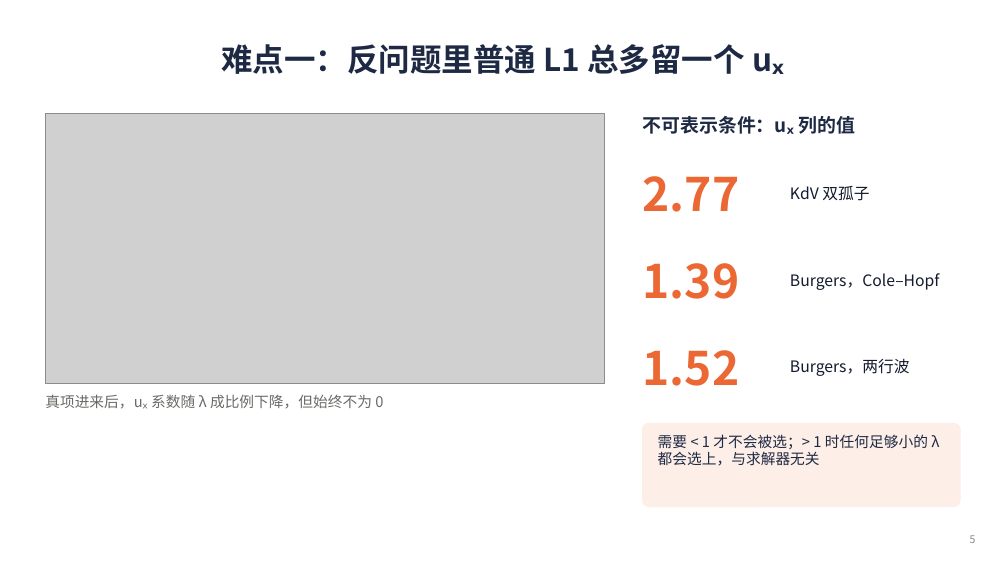
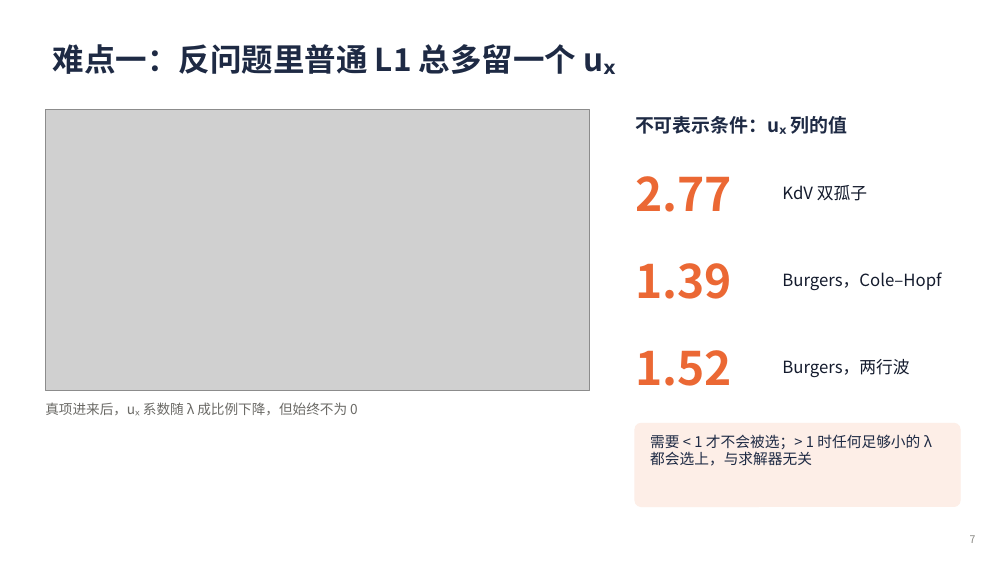
Before and after one commit to changsongjin/pde-l1-analytic, a slide deck: slide 7 of slides/PDE_L1_进展汇报.pptx (slide 5 before the commit). Drawn at 1008x567 pixels with LibreOffice and Linux fonts; fonts in the diff are those of the drawing; grey boxes stand for pictures. Boxes give left, top, right and bottom in pixels: in the first picture for what was removed or moved away, otherwise in the second. Text is boxed around its words. In the diff, an @@ line names an element or a change of style, - is before the commit and + after.

```diff
--- a/slides/PDE_L1_进展汇报.pptx
+++ b/slides/PDE_L1_进展汇报.pptx
@@ title "难点一：反问题里普通 L1 总多留一个 uₓ" at <box>53,44,616,74</box>: alignment centre to left @@
@@ picture: place and size @@
-picture at <box>45,113,605,383</box>
+picture at <box>45,110,590,391</box>
@@ text "不可表示条件：uₓ 列的值": place and size @@
-text "不可表示条件：uₓ 列的值" at <box>643,116,855,134</box>
+text "不可表示条件：uₓ 列的值" at <box>635,116,848,134</box>
@@ text "KdV 双孤子": place and size @@
-text "KdV 双孤子" at <box>790,186,869,201</box>
+text "KdV 双孤子" at <box>782,185,867,201</box>
@@ text "Burgers，Cole–Hopf": place and size @@
-text "Burgers，Cole–Hopf" at <box>790,273,940,290</box>
+text "Burgers，Cole–Hopf" at <box>782,272,941,290</box>
@@ 3 texts: place and size @@
-3 texts at <box>643,176,740,386</box>
+3 texts at <box>635,176,732,386</box>
@@ size 15 to 16 pt in 3 elements at <box>782,185,867,201</box>, <box>782,272,941,290</box>, <box>782,359,909,377</box> @@
@@ text "Burgers，两行波": place and size @@
-text "Burgers，两行波" at <box>790,358,910,376</box>
+text "Burgers，两行波" at <box>782,359,909,377</box>
@@ text "真项进来后，uₓ 系数随 λ 成比例下降，但始终不为 0": place and size @@
-text "真项进来后，uₓ 系数随 λ 成比例下降，但始终不为 0" at <box>45,394,383,409</box>
+text "真项进来后，uₓ 系数随 λ 成比例下降，但始终不为 0" at <box>45,402,358,415</box>
@@ text "真项进来后，uₓ 系数随 λ 成比例下降，但始终不为 0" at <box>45,402,358,415</box>: size 14 to 13 pt @@
@@ rounded rectangle: place and size @@
-rounded rectangle at <box>643,423,960,507</box>
+rounded rectangle at <box>635,423,960,507</box>
@@ text "需要 < 1 才不会被选；> 1 ...": place and size @@
-text "需要 < 1 才不会被选；> 1 ..." at <box>658,434,939,466</box>
+text "需要 < 1 才不会被选；> 1 ..." at <box>650,434,932,466</box>
@@ page number at <box>970,535,976,543</box>: text changed @@
-5
+7
```
Also in this commit, not shown: 12 other slides changed, 3 slides added, 9 other files.
